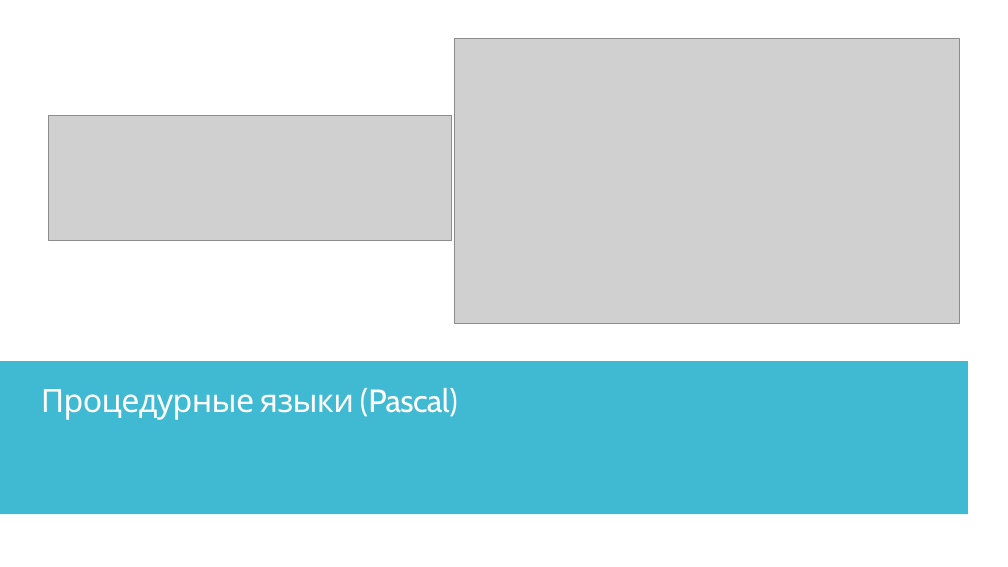
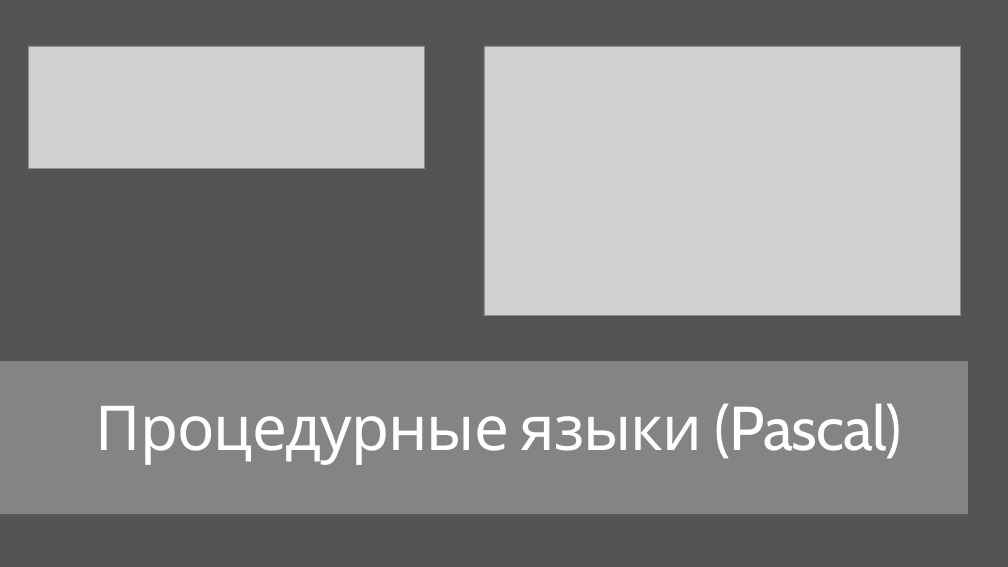
Before and after one commit to IriEfremova/LessonsCube, a slide deck: slide 2 of Samsung/Lesson8/ArraysPracticum.pptx. Drawn at 1008x567 pixels with LibreOffice and Linux fonts; fonts in the diff are those of the drawing; grey boxes stand for pictures. Boxes give left, top, right and bottom in pixels: in the first picture for what was removed or moved away, otherwise in the second. Text is boxed around its words. In the diff, an @@ line names an element or a change of style, - is before the commit and + after.

```diff
--- a/Samsung/Lesson8/ArraysPracticum.pptx
+++ b/Samsung/Lesson8/ArraysPracticum.pptx
@@ background #FFFFFF to #545454 @@
@@ rectangle at <box>0,0,1008,567</box>: fill #FFFFFF to #545454 @@
@@ picture: place and size @@
-picture at <box>48,115,451,240</box>
+picture at <box>28,46,424,169</box>
@@ picture: place and size @@
-picture at <box>455,38,960,323</box>
+picture at <box>484,46,960,315</box>
@@ rectangle at <box>0,361,968,515</box>: fill #40BAD2 to #878A8B at 90% opacity @@
@@ text "Процедурные языки (Pascal)": place and size @@
-text "Процедурные языки (Pascal)" at <box>41,388,457,420</box>
+text "Процедурные языки (Pascal)" at <box>96,403,902,465</box>
@@ text "Процедурные языки (Pascal)" at <box>96,403,902,465</box>: size 30.6 to 59 pt, letter spacing -0.6 to -1 pt; line spacing 0.7 to 0.9; more space between paragraphs @@
```
Also in this commit, not shown: 4 other slides changed, 2 slides added, 31 other files.
